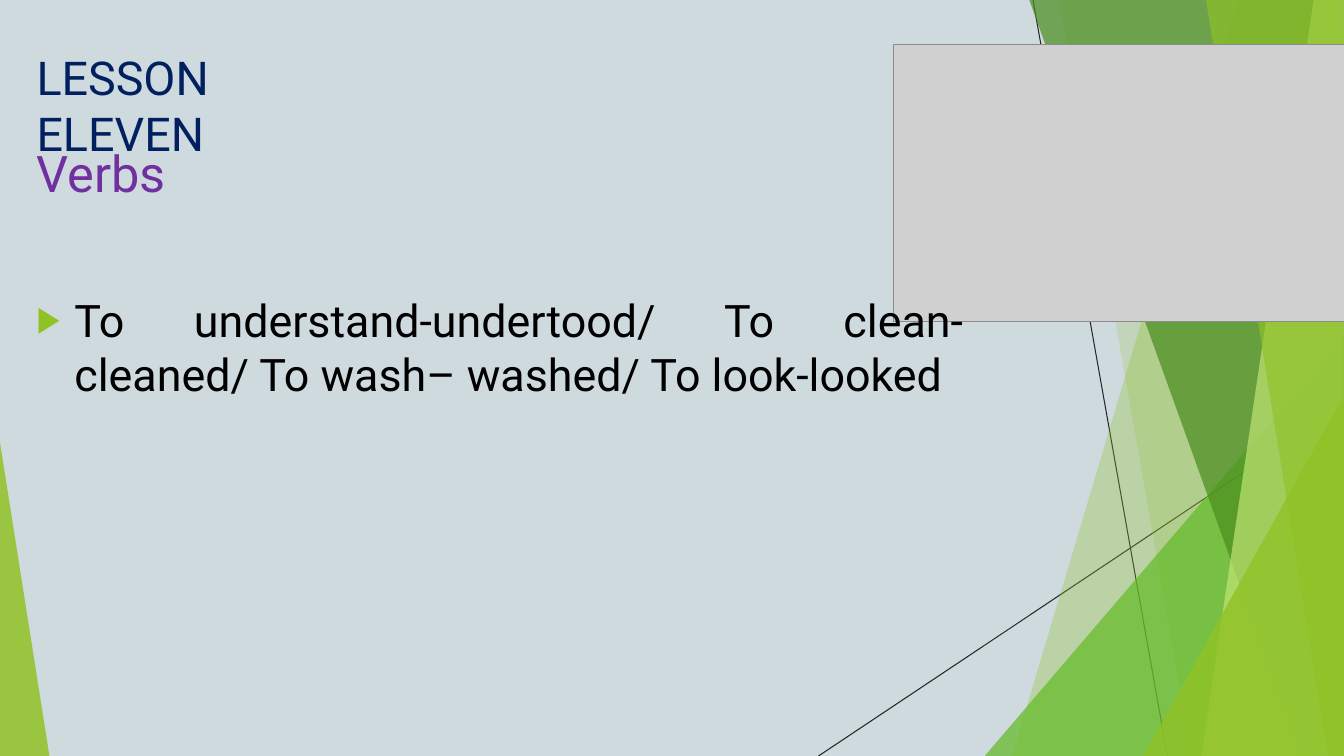
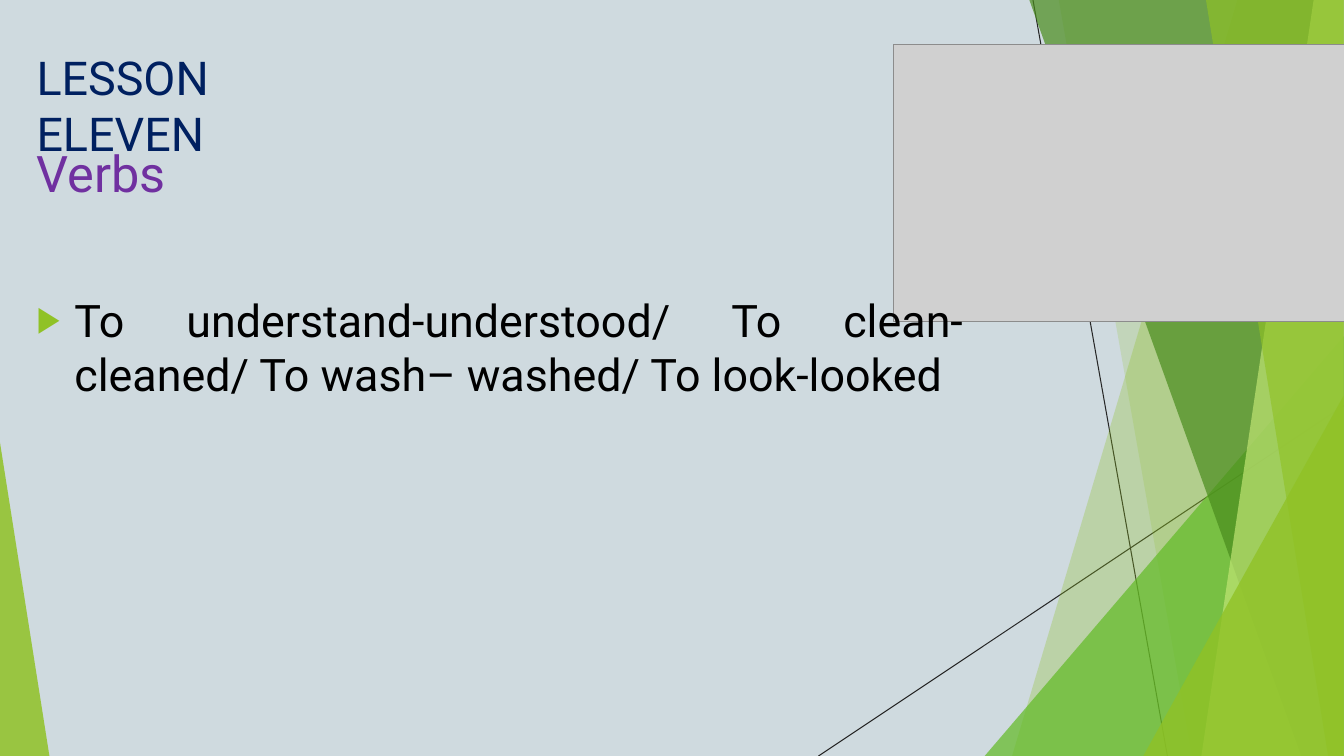
Before and after one commit to rawdre/ai-consulting, a slide deck: slide 33 of books/book-two-raw-english.pptx (slide 23 before the commit). Drawn at 1344x756 pixels with LibreOffice and Linux fonts; fonts in the diff are those of the drawing; grey boxes stand for pictures. Boxes give left, top, right and bottom in pixels: in the first picture for what was removed or moved away, otherwise in the second. Text is boxed around its words. In the diff, an @@ line names an element or a change of style, - is before the commit and + after.

Commit message:
Update Book Two to enhanced version (37 slides, spelling fixes + practice)

```diff
--- a/books/book-two-raw-english.pptx
+++ b/books/book-two-raw-english.pptx
@@ text at box(74, 295, 963, 394): text changed @@
-▶ To understand-undertood/ To clean-cleaned/ To wash– washed/ To look-looked
+▶ To understand-understood/ To clean-cleaned/ To wash– washed/ To look-looked
```
Also in this commit, not shown: 4 other slides changed, 12 slides added.
